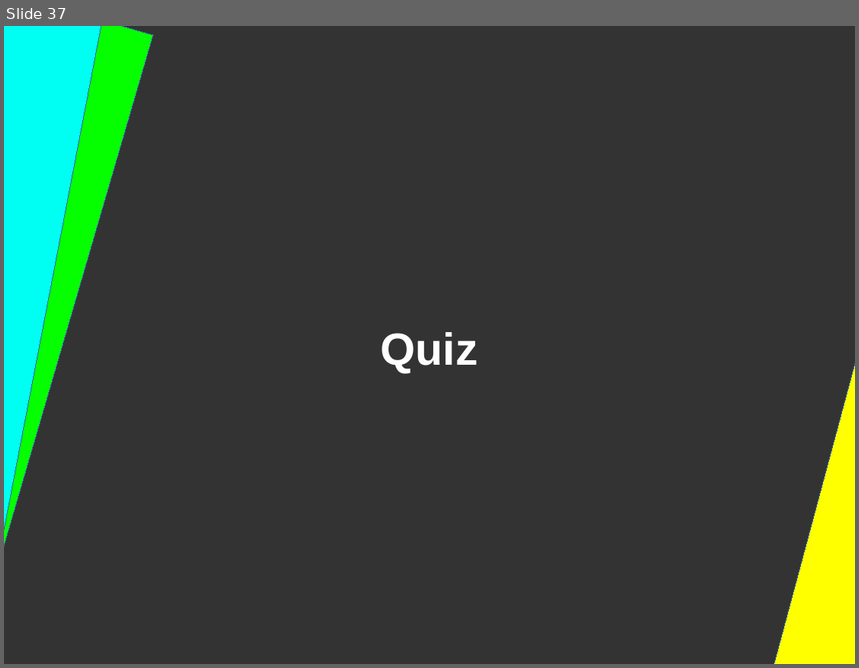
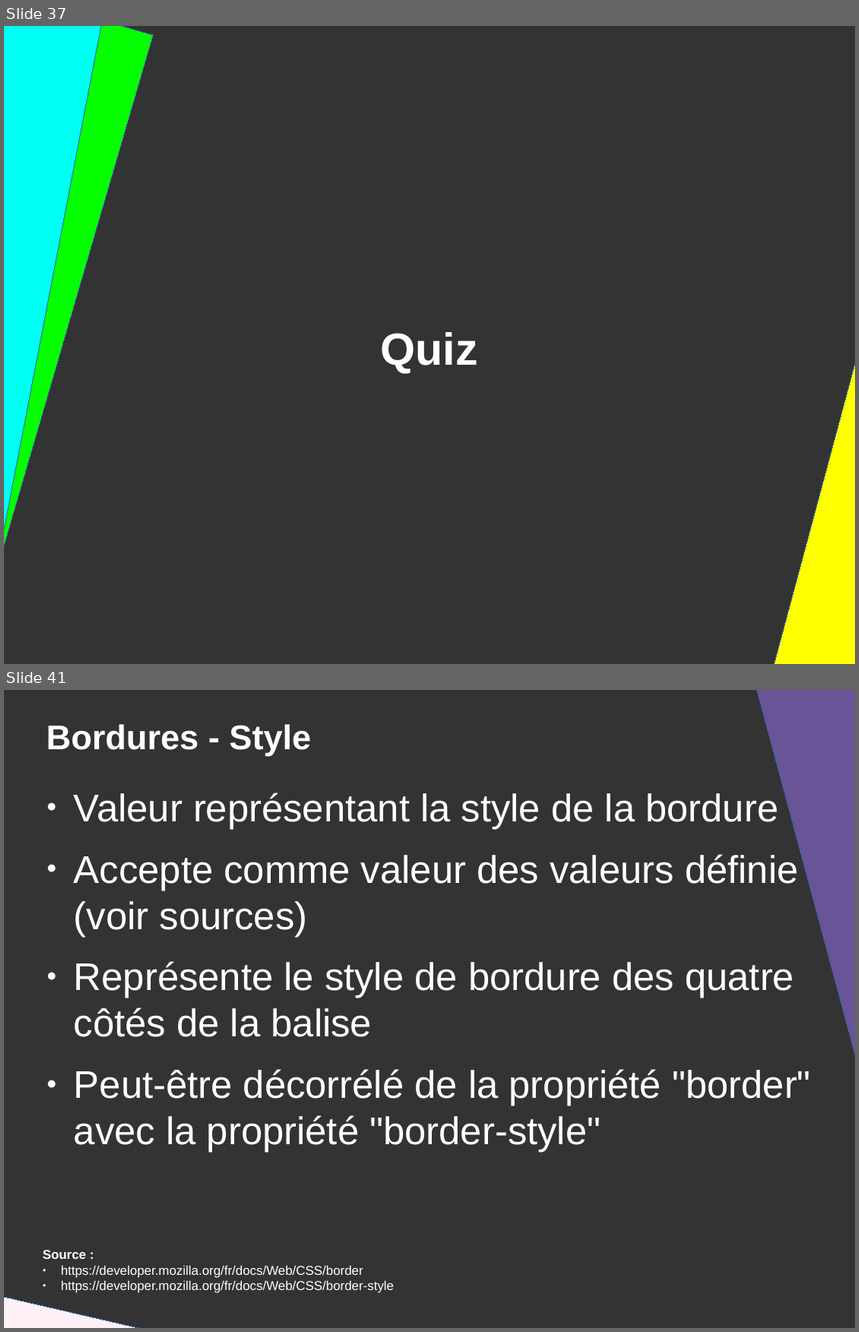
Before and after one commit to DanYellow/presentations, a slide deck: mmi/html/travaux-pratiques/numero-2/presentation.odp. Shown one above the other, each under a label of ours: slide 37 before the commit, slides 37 and 41 after it; the slides between them are not shown. The pictures are 859x668 and 859x1332 pixels, drawn with LibreOffice and Linux fonts; fonts in the diff are those of the drawing. Boxes give left, top, right and bottom in pixels: in the first picture for what was removed or moved away, otherwise in the second. Text is boxed around its words. In the diff, an @@ line names an element or a change of style, - is before the commit and + after.

```diff
--- a/mmi/html/travaux-pratiques/numero-2/presentation.odp
+++ b/mmi/html/travaux-pratiques/numero-2/presentation.odp
@@ slide 41 added at [4,690,855,1328], background #333333 @@
@@ right triangle added at [743,690,855,1076], fill #685496, outline #3465A4 0 pt @@
@@ title added at [47,724,311,756], 32 pt, text #FFFFFF, bold @@
+Bordures - Style
@@ text added at [74,793,811,1153], 36 pt, text #FFFFFF @@
+● Valeur représentant la style de la bordure
+● Accepte comme valeur des valeurs définie (voir sources)
+● Représente le style de bordure des quatre côtés de la balise
+● Peut-être décorrélé de la propriété "border" avec la propriété "border-style"
@@ text added at [43,1250,394,1293], 12 pt, text #FFFFFF @@
+Source :
+● https://developer.mozilla.org/fr/docs/Web/CSS/border
+● https://developer.mozilla.org/fr/docs/Web/CSS/border-style
@@ right triangle added at [4,1285,482,1328], fill #FFF0F5, outline #3465A4 0 pt @@
```
Also in this commit, not shown: 3 slides changed, 6 other slides added, 1 slide removed.
